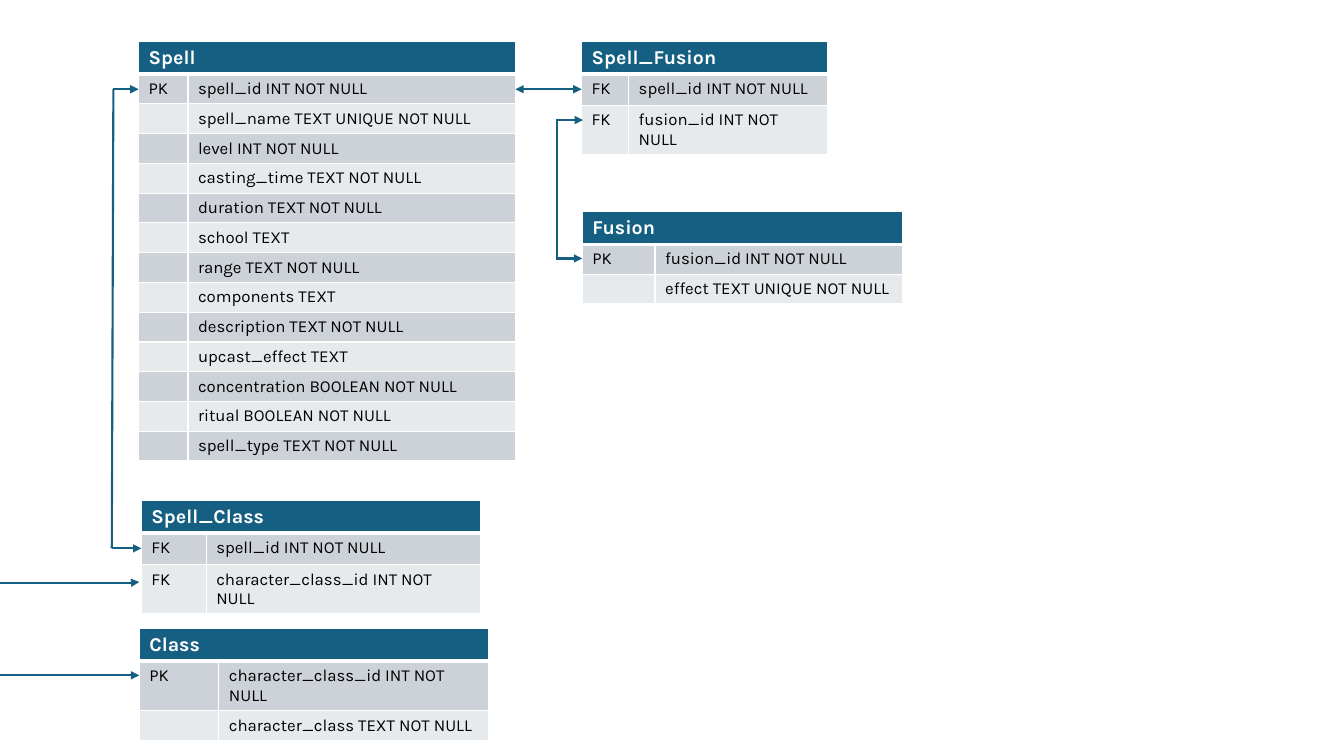
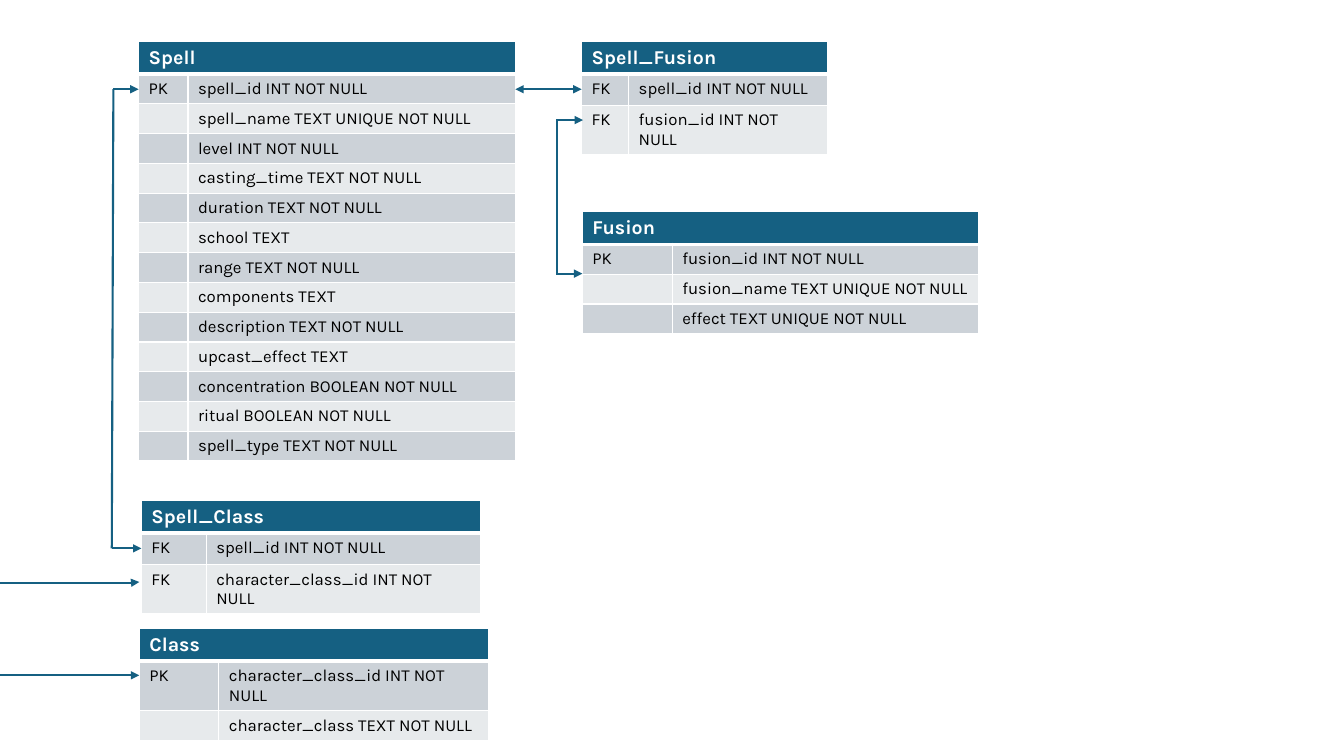
Before and after one commit to EbbyRaymundo/5e-spell-combo-tool, a slide deck: slide 1 of images/Spell database diagram.pptx. Drawn at 1344x756 pixels with LibreOffice and Linux fonts; fonts in the diff are those of the drawing. Boxes give left, top, right and bottom in pixels: in the first picture for what was removed or moved away, otherwise in the second. Text is boxed around its words. In the diff, an @@ line names an element or a change of style, - is before the commit and + after.

Commit message:
Adjusted diagram and Fusion table to have fusion_name

```diff
--- a/images/Spell database diagram.pptx
+++ b/images/Spell database diagram.pptx
@@ elbow double arrow moved from (583, 120) - (583, 258) to (583, 120) - (583, 273) @@
@@ table at (x1=583, y1=212, x2=978, y2=336) @@
+row 3:  | fusion_name TEXT UNIQUE NOT NULL
@@ table resized from (x1=583, y1=212, x2=902, y2=306) to (x1=583, y1=212, x2=978, y2=336) @@
```
Also in this commit, not shown: 2 other files.
